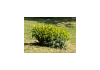
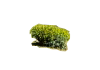
Before/after of a 100x70 layered artwork. What changed in the layer stack:
painted on "grass" over left=24, top=17, right=76, bottom=53
